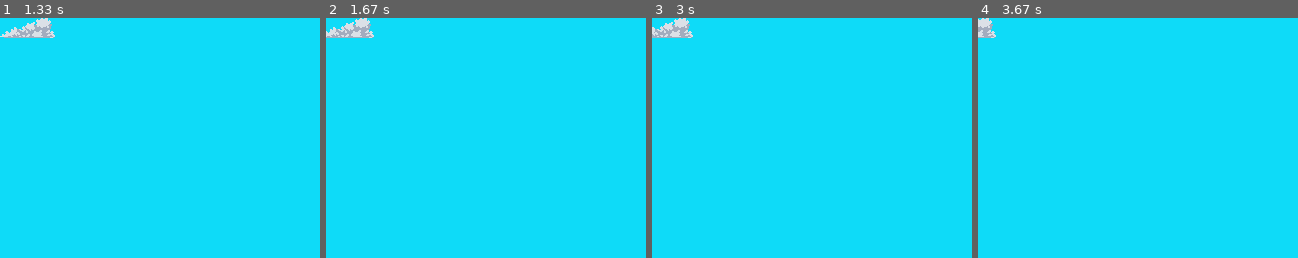
Above: before the commit, frames 1-4 (left to right).
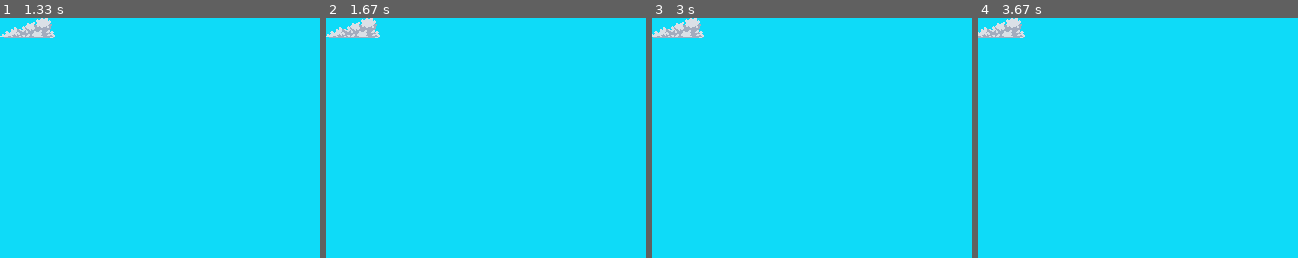
Above: after the commit, the same moments.

Repository: dbrizov/pygame-platformer
Game: pygame game, started from assets/src/game.py
Same seed, same stepped clock (60 frames per second), same inputs: the game is played once before the commit and once after it.
Inputs:
- Up to frame 1 (1.33 s): hold Tab 0.33-0.8 s
- Up to frame 2 (1.67 s): tap A at 1.33 s
- Up to frame 3 (3 s): tap A at 2.67 s
- Up to frame 4 (3.67 s): tap A at 3.07, 3.37, 3.57 s
The pictures show only the part of the screen within x 0-50%, y 0-50%; the shares and areas given below are measured in that part.

Frame 1 is identical in both runs. In frame 2, 0.6% of the frame differs, in the area x 0-17%, y 0-9%; in frame 3, 0.7%; in frame 4, 0.9%, in the area x 0-15%, y 0-9%.

Commit message:
Added time_scale

Diff:
--- a/assets/src/engine/components.py
+++ b/assets/src/engine/components.py
@@ -118,15 +118,15 @@
         Input.on_input_event -= self._on_input_event
 
     def _on_input_event(self, input_event: InputEvent):
-        if input_event.type == InputEventType.EVENT_TYPE_AXIS:
+        if input_event.type == InputEventType.AXIS:
             if input_event.name in self._bound_functions_by_axis:
                 for func in self._bound_functions_by_axis[input_event.name]:
                     func(input_event.axis_value)
-        elif input_event.type == InputEventType.EVENT_TYPE_PRESSED:
+        elif input_event.type == InputEventType.PRESSED:
             if input_event.name in self._bound_functions_by_pressed_action:
                 for func in self._bound_functions_by_pressed_action[input_event.name]:
                     func()
-        elif input_event.type == InputEventType.EVENT_TYPE_RELEASED:
+        elif input_event.type == InputEventType.RELEASED:
             if input_event.name in self._bound_functions_by_released_action:
                 for func in self._bound_functions_by_released_action[input_event.name]:
                     func()
@@ -140,19 +140,19 @@
         self._bound_functions_by_axis[axis_name].remove(function)
 
     def bind_action(self, action_name: str, event_type: InputEventType, function: ActionDelegate):
-        if event_type == InputEventType.EVENT_TYPE_PRESSED:
+        if event_type == InputEventType.PRESSED:
             if action_name not in self._bound_functions_by_pressed_action:
                 self._bound_functions_by_pressed_action[action_name] = list()
             self._bound_functions_by_pressed_action[action_name].append(function)
-        elif event_type == InputEventType.EVENT_TYPE_RELEASED:
+        elif event_type == InputEventType.RELEASED:
             if action_name not in self._bound_functions_by_released_action:
                 self._bound_functions_by_released_action[action_name] = list()
             self._bound_functions_by_released_action[action_name].append(function)
 
     def unbind_action(self, action_name: str, event_type: InputEventType, function: ActionDelegate):
-        if event_type == InputEventType.EVENT_TYPE_PRESSED:
+        if event_type == InputEventType.PRESSED:
             self._bound_functions_by_pressed_action[action_name].remove(function)
-        elif event_type == InputEventType.EVENT_TYPE_RELEASED:
+        elif event_type == InputEventType.RELEASED:
             self._bound_functions_by_released_action[action_name].remove(function)
 
     def clear_bindings(self):
--- a/assets/src/engine/entity.py
+++ b/assets/src/engine/entity.py
@@ -36,9 +36,9 @@
         for comp in self._components:
             comp._tick(delta_time)
 
-    def _physics_tick(self, delta_time: float):
+    def _physics_tick(self, fixed_delta_time: float):
         for comp in self._components:
-            comp._physics_tick(delta_time)
+            comp._physics_tick(fixed_delta_time)
 
     def _render_tick(self, delta_time: float):
         for comp in self._components:
--- a/assets/src/engine/gameloop.py
+++ b/assets/src/engine/gameloop.py
@@ -39,6 +39,7 @@
             EntitySpawner._resolve_entity_destroy_requests()
 
             delta_time = Time.get_delta_time()
+            scaled_delta_time = delta_time * Time.get_time_scale()
 
             # Engine._tick()
             Input._tick(delta_time)
@@ -46,15 +47,15 @@
             entities = EntitySpawner.get_entities()
             for entity in entities:
                 if entity.is_ticking() and entity.is_in_play():
-                    entity._tick(delta_time)
+                    entity._tick(scaled_delta_time)
 
             # Engine._physics_tick()
-            interpolation_fraction = Physics._tick(entities, delta_time)
+            interpolation_fraction = Physics._tick(entities, scaled_delta_time)
 
             # Engine._render_tick()
             for entity in entities:
                 if entity.is_ticking() and entity.is_in_play():
-                    entity._render_tick(delta_time)
+                    entity._render_tick(scaled_delta_time)
 
             Display.render_frame(interpolation_fraction)
 
--- a/assets/src/engine/input.py
+++ b/assets/src/engine/input.py
@@ -163,9 +163,9 @@
 
 
 class InputEventType(enum.Enum):
-    EVENT_TYPE_PRESSED = 0
-    EVENT_TYPE_RELEASED = 1
-    EVENT_TYPE_AXIS = 2
+    PRESSED = 0
+    RELEASED = 1
+    AXIS = 2
 
 
 class InputEvent:
@@ -198,9 +198,9 @@
         for action, keys in action_mappings.items():
             for key in keys:
                 if (key in Input._pressed_keys_this_frame) and not (key in Input._pressed_keys_last_frame):
-                    Input.on_input_event.invoke(InputEvent(action, InputEventType.EVENT_TYPE_PRESSED))
+                    Input.on_input_event.invoke(InputEvent(action, InputEventType.PRESSED))
                 elif (key in Input._pressed_keys_last_frame) and not (key in Input._pressed_keys_this_frame):
-                    Input.on_input_event.invoke(InputEvent(action, InputEventType.EVENT_TYPE_RELEASED))
+                    Input.on_input_event.invoke(InputEvent(action, InputEventType.RELEASED))
 
         # Update axis values
         axis_mappings = Input._axis_mappings
@@ -234,7 +234,7 @@
                 axis_value = Math.clamp(axis_value - axis_acceleration * delta_time, -1.0, 1.0)
 
             Input._axis_values[axis] = axis_value
-            Input.on_input_event.invoke(InputEvent(axis, InputEventType.EVENT_TYPE_AXIS, axis_value))
+            Input.on_input_event.invoke(InputEvent(axis, InputEventType.AXIS, axis_value))
 
     @staticmethod
     def _cache_pressed_keys_from_last_frame():
--- a/assets/src/engine/input_settings.json
+++ b/assets/src/engine/input_settings.json
@@ -22,8 +22,8 @@
         "cancel": [
             "K_ESCAPE"
         ],
-        "pause": [
-            "K_SPACE"
+        "slow_motion": [
+            "K_TAB"
         ]
     },
     "axis_mappings": {
--- a/assets/src/engine/time.py
+++ b/assets/src/engine/time.py
@@ -4,12 +4,14 @@
 class Time:
     _clock: pygame.time.Clock
     _play_time: float
+    _time_scale: float
     _fps: int
 
     @staticmethod
     def init(fps: int):
         Time._clock = pygame.time.Clock()
         Time._play_time = 0.0
+        Time.set_time_scale(1.0)
         Time.set_fps(fps)
 
     @staticmethod
@@ -33,3 +35,11 @@
     @staticmethod
     def get_play_time() -> float:
         return Time._play_time
+
+    @staticmethod
+    def get_time_scale() -> float:
+        return Time._time_scale
+
+    @staticmethod
+    def set_time_scale(time_scale: float):
+        Time._time_scale = time_scale
--- a/assets/src/ninjagame/player.py
+++ b/assets/src/ninjagame/player.py
@@ -1,6 +1,8 @@
 from engine.entity import Entity
 from engine.components import InputComponent, ImageComponent
 from engine.math import Vec2
+from engine.time import Time
+from engine.input import InputEventType
 from ninjagame.data import Data
 
 
@@ -20,16 +22,18 @@
         super()._enter_play()
         self._input_component.bind_axis("horizontal", self._set_horizontal_input)
         self._input_component.bind_axis("vertical", self._set_vertical_input)
+        self._input_component.bind_action("slow_motion", InputEventType.PRESSED, self._toggle_slow_motion)
 
     def _exit_play(self):
         super()._exit_play()
         self._input_component.unbind_axis("horizontal", self._set_horizontal_input)
         self._input_component.unbind_axis("vertical", self._set_vertical_input)
+        self._input_component.unbind_action("slow_motion", InputEventType.PRESSED, self._toggle_slow_motion)
 
-    def _physics_tick(self, delta_time: float):
-        super()._physics_tick(delta_time)
-        horizontal_delta = Vec2.right() * self._speed * self._horizontal_input * delta_time
-        vertical_delta = Vec2.up() * self._speed * self._vertical_input * delta_time
+    def _physics_tick(self, fixed_delta_time: float):
+        super()._physics_tick(fixed_delta_time)
+        horizontal_delta = Vec2.right() * self._speed * self._horizontal_input * fixed_delta_time
+        vertical_delta = Vec2.up() * self._speed * self._vertical_input * fixed_delta_time
         position_delta = horizontal_delta + vertical_delta
         transform = self.get_transform()
         transform.set_position(transform.get_position() + position_delta)
@@ -39,3 +43,7 @@
 
     def _set_vertical_input(self, axis_value: float):
         self._vertical_input = axis_value
+
+    def _toggle_slow_motion(self):
+        new_time_scale = 1.0 if Time.get_time_scale() < 1.0 else 0.2
+        Time.set_time_scale(new_time_scale)
